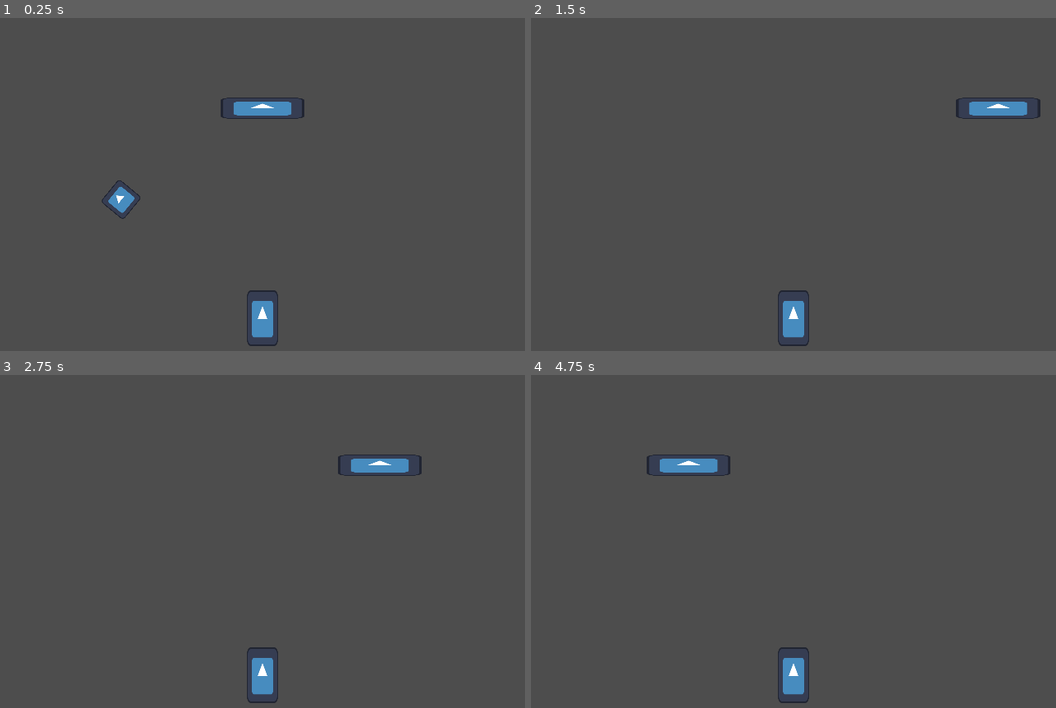
Above: before the commit, frames 1-4 (two rows, left to right).
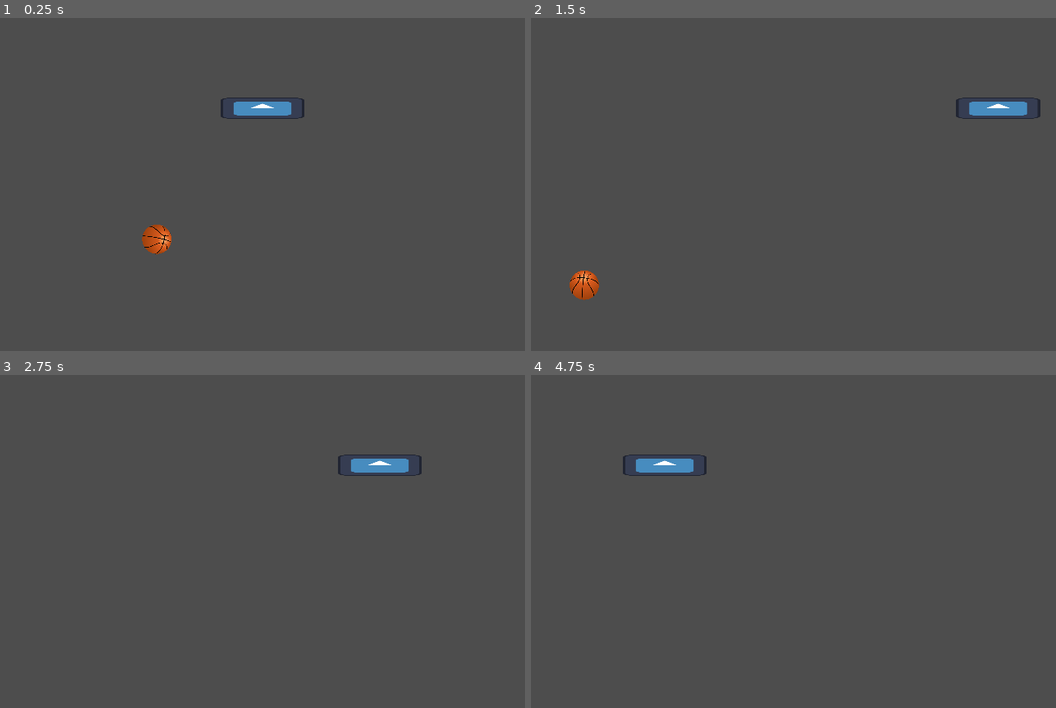
Above: after the commit, the same moments.

Repository: Aperaine/Rigged-Basketball
Game: Godot game, scene res://scenes/game.tscn
Same seed, same stepped clock (60 frames per second), same inputs: the game is played once before the commit and once after it. The engine's default icon, where the game draws it, is replaced by a stand-in: a white triangle on a blue panel in a dark square.
Inputs:
- Up to frame 1 (0.25 s): no input
- Up to frame 2 (1.5 s): tap Enter at 0.5 s; hold Right (moveRight) 0.53-1.28 s; hold Left (moveLeft) from 1.28 s (still down)
- Up to frame 3 (2.75 s): release Left (moveLeft) at 2.03 s; hold Right (moveRight) from 2.03 s (still down)
- Up to frame 4 (4.75 s): tap Space at 3.5 s; release Right (moveRight) at 3.53 s; hold Left (moveLeft) from 3.53 s (still down)

The runs differ from the first frame. In frame 1, 1.2% of the frame differs, in the area x 19-53%, y 48-99%; in frame 2, 0.9%; in frame 3, 0.6%; in frame 4, 1.1%.

Commit message:
Gameplay (Without game controller)
- Made thrower functional by call of the function (it teleports to a random spot and throws the ball to a random spot)
- Increase player max speed
- Moved the thrower to be out of the view of the player
- Added a sprite to the ball
- Made the ball sprite rotate randomly when spawned

Diff:
--- /dev/null
+++ b/riggedBasketball/assets/basketball.svg
@@ -0,0 +1,139 @@
+<?xml version="1.0"?>
+<svg xmlns:rdf="http://www.w3.org/1999/02/22-rdf-syntax-ns#" xmlns="http://www.w3.org/2000/svg" xmlns:cc="http://creativecommons.org/ns#" xmlns:xlink="http://www.w3.org/1999/xlink" xmlns:dc="http://purl.org/dc/elements/1.1/" xmlns:svg="http://www.w3.org/2000/svg" id="svg2495" viewBox="0 0 370 370" version="1.0">
+  <defs id="defs2497">
+    <linearGradient id="linearGradient2641" x1="266.01" gradientUnits="userSpaceOnUse" y1="365.8" gradientTransform="translate(-112.52 -271)" x2="346.31" y2="357.98">
+      <stop id="stop3276" stop-color="#f57936" offset="0"/>
+      <stop id="stop3278" stop-color="#f57936" stop-opacity="0" offset="1"/>
+    </linearGradient>
+    <linearGradient id="linearGradient2643" x1="274.49" gradientUnits="userSpaceOnUse" y1="342.5" gradientTransform="translate(-112.52 -271)" x2="282.3" y2="305.03">
+      <stop id="stop3286" stop-color="#f3813b" offset="0"/>
+      <stop id="stop3288" stop-color="#f3813b" stop-opacity="0" offset="1"/>
+    </linearGradient>
+    <linearGradient id="linearGradient2645" x1="245.71" gradientUnits="userSpaceOnUse" y1="377.69" gradientTransform="translate(-112.52 -271)" x2="250.36" y2="321.84">
+      <stop id="stop3296" stop-color="#f9a465" offset="0"/>
+      <stop id="stop3298" stop-color="#f9a465" stop-opacity="0" offset="1"/>
+    </linearGradient>
+    <linearGradient id="linearGradient2647" x1="225.99" gradientUnits="userSpaceOnUse" y1="400.07" gradientTransform="translate(-112.52 -271)" x2="165.66" y2="383.22">
+      <stop id="stop3306" stop-color="#faa668" offset="0"/>
+      <stop id="stop3308" stop-color="#faa668" stop-opacity="0" offset="1"/>
+    </linearGradient>
+    <linearGradient id="linearGradient2649" x1="199.3" gradientUnits="userSpaceOnUse" y1="420.02" gradientTransform="translate(-112.52 -271)" x2="161.36" y2="447.11">
+      <stop id="stop3316" stop-color="#f17e39" offset="0"/>
+      <stop id="stop3318" stop-color="#f17e39" stop-opacity="0" offset="1"/>
+    </linearGradient>
+    <linearGradient id="linearGradient2651" x1="218.14" gradientUnits="userSpaceOnUse" y1="429.69" gradientTransform="translate(-112.52 -271)" x2="213.35" y2="481.32">
+      <stop id="stop3326" stop-color="#f67a34" offset="0"/>
+      <stop id="stop3328" stop-color="#f67a34" stop-opacity="0" offset="1"/>
+    </linearGradient>
+    <linearGradient id="linearGradient2653" x1="235.32" gradientUnits="userSpaceOnUse" y1="407.04" gradientTransform="translate(-112.52 -271)" x2="277.47" y2="450.98">
+      <stop id="stop3336" stop-color="#fc9f59" offset="0"/>
+      <stop id="stop3338" stop-color="#fc9f59" stop-opacity="0" offset="1"/>
+    </linearGradient>
+    <linearGradient id="linearGradient2655" x1="264.82" gradientUnits="userSpaceOnUse" y1="375.79" gradientTransform="translate(-112.52 -271)" x2="314.27" y2="407.69">
+      <stop id="stop3346" stop-color="#fc9f59" offset="0"/>
+      <stop id="stop3348" stop-color="#fc9f59" stop-opacity="0" offset="1"/>
+    </linearGradient>
+    <linearGradient id="linearGradient2657" x1="465.71" gradientUnits="userSpaceOnUse" y1="527.25" gradientTransform="translate(-112.52 -271)" x2="318.1" y2="408.09">
+      <stop id="stop3356" stop-color="#9f410d" offset="0"/>
+      <stop id="stop3358" stop-color="#9f410d" stop-opacity="0" offset="1"/>
+    </linearGradient>
+    <linearGradient id="linearGradient2659" x1="442.48" gradientUnits="userSpaceOnUse" y1="360.5" gradientTransform="translate(-112.52 -271)" x2="334.06" y2="358.8">
+      <stop id="stop3366" stop-color="#a1420e" offset="0"/>
+      <stop id="stop3368" stop-color="#a1420e" stop-opacity="0" offset="1"/>
+    </linearGradient>
+    <linearGradient id="linearGradient2661" x1="325.34" gradientUnits="userSpaceOnUse" y1="277.19" gradientTransform="translate(-112.52 -271)" x2="302.92" y2="309.85">
+      <stop id="stop3376" stop-color="#a1420e" offset="0"/>
+      <stop id="stop3378" stop-color="#a1420e" stop-opacity="0" offset="1"/>
+    </linearGradient>
+    <linearGradient id="linearGradient2663" x1="202.07" gradientUnits="userSpaceOnUse" y1="285.65" gradientTransform="translate(-112.52 -271)" x2="221.25" y2="314.59">
+      <stop id="stop3386" stop-color="#a1420e" offset="0"/>
+      <stop id="stop3388" stop-color="#a1420e" stop-opacity="0" offset="1"/>
+    </linearGradient>
+    <linearGradient id="linearGradient2665" x1="128.57" gradientUnits="userSpaceOnUse" y1="365.34" gradientTransform="translate(-112.52 -271)" x2="167.59" y2="383.22">
+      <stop id="stop3396" stop-color="#a1420e" offset="0"/>
+      <stop id="stop3398" stop-color="#a1420e" stop-opacity="0" offset="1"/>
+    </linearGradient>
+    <linearGradient id="linearGradient2667" x1="362.31" gradientUnits="userSpaceOnUse" y1="608.8" gradientTransform="translate(-112.52 -271)" x2="265.11" y2="446.23">
+      <stop id="stop3406" stop-color="#a1420d" offset="0"/>
+      <stop id="stop3408" stop-color="#a1420d" stop-opacity="0" offset="1"/>
+    </linearGradient>
+    <linearGradient id="linearGradient2669" x1="224.3" gradientUnits="userSpaceOnUse" y1="615.29" gradientTransform="translate(-112.52 -271)" x2="216.96" y2="488.47">
+      <stop id="stop3416" stop-color="#a1420d" offset="0"/>
+      <stop id="stop3418" stop-color="#a1420d" stop-opacity="0" offset="1"/>
+    </linearGradient>
+    <linearGradient id="linearGradient2671" x1="118.66" gradientUnits="userSpaceOnUse" y1="489.24" gradientTransform="translate(-112.52 -271)" x2="161.36" y2="450.93">
+      <stop id="stop3426" stop-color="#a3430e" offset="0"/>
+      <stop id="stop3428" stop-color="#a3430e" stop-opacity="0" offset="1"/>
+    </linearGradient>
+  </defs>
+  <g id="layer1">
+    <g id="g2614" transform="matrix(-1 0 0 1 369.17 0)">
+      <path id="path2474" transform="matrix(1.0459 0 0 1.0459 -141.15 -305.75)" d="m482.08 468.87a170.62 170.62 0 1 1 -341.25 0 170.62 170.62 0 1 1 341.25 0z"/>
+      <path id="path2458" fill-rule="evenodd" fill="#d65a1e" d="m129.41 119.31l-23.46 28.9c57.19 41.9 32.86 187.63 96.28 214 44.87-4.41 84.89-25.47 113.78-56.9-57.83-69.47-117.64-135.6-186.6-186z"/>
+      <path id="path2460" fill-rule="evenodd" fill="#d65a1e" d="m163.13 86.808l-25.28 25.282c83.76 71.01 136.76 130.49 182.35 187.19l0.75 0.43c26.26-31.07 42.09-71.24 42.09-115.09 0-3.55-0.11-7.07-0.31-10.56-31.72-64-150.87-43.02-199.6-87.252z"/>
+      <path id="path2462" fill-rule="evenodd" fill="#d65a1e" d="m268.66 37.745c-39.81 0.398-90.39 26.012-95.31 40.656 1.62 36.759 170.6 25.989 188.38 86.659l0.25 0.03c-5.59-51.2-32.84-95.91-72.41-124.75-6.46-1.878-13.55-2.668-20.91-2.595z"/>
+      <path id="path2464" fill-rule="evenodd" fill="#d65a1e" d="m184.6 6.1826c-8.95 0-17.77 0.6624-26.37 1.9375-26.55 28.735-12.38 54.549 1.87 62.438 12.17 8.663 43.55-45.581 122.22-35.219-28.08-18.426-61.65-29.156-97.72-29.156z"/>
+      <path id="path2466" fill-rule="evenodd" fill="#d65a1e" d="m103.26 158.68c-1.63 0.03-3.333 0.36-5.127 0.97-23.257 18.25-65.801 106.07-40.937 149.85 0.005 0-0.005 0.02 0 0.03 32.392 33.03 77.524 53.53 127.4 53.53 1.37 0 2.73 0 4.1-0.03-53.74-38.84-42.04-193.68-85.44-204.35z"/>
+      <path id="path2468" fill-rule="evenodd" fill="#d65a1e" d="m60.321 136.15c-19.536 0.62-42.335 10.86-53.063 33.13l-0.5622 1.34c-0.3594 4.62-0.5625 9.29-0.5625 14 0 44.15 16.068 84.55 42.657 115.72-24.609-77.25 50.266-145.17 42.125-152.72-5.382-7.8-17.227-11.89-30.594-11.47z"/>
+      <path id="path2470" fill-rule="evenodd" fill="#d65a1e" d="m54.665 62.37c-25.213 26.784-42.28 61.34-47.125 99.69 18.967-31.72 47.261-43.24 93-19.25l23.47-29.5c-15.33-13.829-47.642-37.702-69.345-50.94z"/>
+      <path id="path2472" fill-rule="evenodd" fill="#d65a1e" d="m150.51 9.4326c-34.96 6.7684-66.285 23.757-90.752 47.718l0.438 0.782c25.737 11.719 47.754 30.929 70.434 48.747l27.07-25.279c-17.64-17.784-31.24-37.202-7.19-71.968z"/>
+      <path id="path3272" fill-rule="evenodd" fill="url(#linearGradient2641)" d="m268.66 37.745c-39.81 0.398-90.39 26.012-95.31 40.656 1.62 36.759 170.6 25.989 188.38 86.659l0.25 0.03c-5.59-51.2-32.84-95.91-72.41-124.75-6.46-1.878-13.55-2.668-20.91-2.595z"/>
+      <path id="path3282" fill-rule="evenodd" fill="url(#linearGradient2643)" d="m184.6 6.1826c-8.95 0-17.77 0.6624-26.37 1.9375-26.55 28.735-12.38 54.549 1.87 62.438 12.17 8.663 43.55-45.581 122.22-35.219-28.08-18.426-61.65-29.156-97.72-29.156z"/>
+      <path id="path3292" fill-rule="evenodd" fill="url(#linearGradient2645)" d="m150.51 9.4326c-34.96 6.7684-66.285 23.757-90.752 47.718l0.438 0.782c25.737 11.719 47.754 30.929 70.434 48.747l27.07-25.279c-17.64-17.784-31.24-37.202-7.19-71.968z"/>
+      <path id="path3302" fill-rule="evenodd" fill="url(#linearGradient2647)" d="m54.665 62.37c-25.213 26.784-42.28 61.34-47.125 99.69 18.967-31.72 47.261-43.24 93-19.25l23.47-29.5c-15.33-13.829-47.642-37.702-69.345-50.94z"/>
+      <path id="path3312" fill-rule="evenodd" fill="url(#linearGradient2649)" d="m60.321 136.15c-19.536 0.62-42.335 10.86-53.063 33.13l-0.5622 1.34c-0.3594 4.62-0.5625 9.29-0.5625 14 0 44.15 16.068 84.55 42.657 115.72-24.609-77.25 50.266-145.17 42.125-152.72-5.382-7.8-17.227-11.89-30.594-11.47z"/>
+      <path id="path3322" fill-rule="evenodd" fill="url(#linearGradient2651)" d="m103.26 158.68c-1.63 0.03-3.333 0.36-5.127 0.97-23.257 18.25-65.801 106.07-40.937 149.85 0.005 0-0.005 0.02 0 0.03 32.392 33.03 77.524 53.53 127.4 53.53 1.37 0 2.73 0 4.1-0.03-53.74-38.84-42.04-193.68-85.44-204.35z"/>
+      <path id="path3332" fill-rule="evenodd" fill="url(#linearGradient2653)" d="m129.41 119.31l-23.46 28.9c57.19 41.9 32.86 187.63 96.28 214 44.87-4.41 84.89-25.47 113.78-56.9-57.83-69.47-117.64-135.6-186.6-186z"/>
+      <path id="path3342" fill-rule="evenodd" fill="url(#linearGradient2655)" d="m163.13 86.808l-25.28 25.282c83.76 71.01 136.76 130.49 182.35 187.19l0.75 0.43c26.26-31.07 42.09-71.24 42.09-115.09 0-3.55-0.11-7.07-0.31-10.56-31.72-64-150.87-43.02-199.6-87.252z"/>
+      <path id="path3352" fill-rule="evenodd" fill="url(#linearGradient2657)" d="m163.13 86.808l-25.28 25.282c83.76 71.01 136.76 130.49 182.35 187.19l0.75 0.43c26.26-31.07 42.09-71.24 42.09-115.09 0-3.55-0.11-7.07-0.31-10.56-31.72-64-150.87-43.02-199.6-87.252z"/>
+      <path id="path3362" fill-rule="evenodd" fill="url(#linearGradient2659)" d="m268.66 37.745c-39.81 0.398-90.39 26.012-95.31 40.656 1.62 36.759 170.6 25.989 188.38 86.659l0.25 0.03c-5.59-51.2-32.84-95.91-72.41-124.75-6.46-1.878-13.55-2.668-20.91-2.595z"/>
+      <path id="path3372" fill-rule="evenodd" fill="url(#linearGradient2661)" d="m184.6 6.1826c-8.95 0-17.77 0.6624-26.37 1.9375-26.55 28.735-12.38 54.549 1.87 62.438 12.17 8.663 43.55-45.581 122.22-35.219-28.08-18.426-61.65-29.156-97.72-29.156z"/>
+      <path id="path3382" fill-rule="evenodd" fill="url(#linearGradient2663)" d="m150.51 9.4326c-34.96 6.7684-66.285 23.757-90.752 47.718l0.438 0.782c25.737 11.719 47.754 30.929 70.434 48.747l27.07-25.279c-17.64-17.784-31.24-37.202-7.19-71.968z"/>
+      <path id="path3392" fill-rule="evenodd" fill="url(#linearGradient2665)" d="m54.665 62.37c-25.213 26.784-42.28 61.34-47.125 99.69 18.967-31.72 47.261-43.24 93-19.25l23.47-29.5c-15.33-13.829-47.642-37.702-69.345-50.94z"/>
+      <path id="path3402" fill-rule="evenodd" fill="url(#linearGradient2667)" d="m129.41 119.31l-23.46 28.9c57.19 41.9 32.86 187.63 96.28 214 44.87-4.41 84.89-25.47 113.78-56.9-57.83-69.47-117.64-135.6-186.6-186z"/>
+      <path id="path3412" fill-rule="evenodd" fill="url(#linearGradient2669)" d="m103.26 158.68c-1.63 0.03-3.333 0.36-5.127 0.97-23.257 18.25-65.801 106.07-40.937 149.85 0.005 0-0.005 0.02 0 0.03 32.392 33.03 77.524 53.53 127.4 53.53 1.37 0 2.73 0 4.1-0.03-53.74-38.84-42.04-193.68-85.44-204.35z"/>
+      <path id="path3422" fill-rule="evenodd" fill="url(#linearGradient2671)" d="m60.321 136.15c-19.536 0.62-42.335 10.86-53.063 33.13l-0.5622 1.34c-0.3594 4.62-0.5625 9.29-0.5625 14 0 44.15 16.068 84.55 42.657 115.72-24.609-77.25 50.266-145.17 42.125-152.72-5.382-7.8-17.227-11.89-30.594-11.47z"/>
+    </g>
+  </g>
+  <metadata>
+    <rdf:RDF>
+      <cc:Work>
+        <dc:format>image/svg+xml</dc:format>
+        <dc:type rdf:resource="http://purl.org/dc/dcmitype/StillImage"/>
+        <cc:license rdf:resource="http://creativecommons.org/licenses/publicdomain/"/>
+        <dc:publisher>
+          <cc:Agent rdf:about="http://openclipart.org/">
+            <dc:title>Openclipart</dc:title>
+          </cc:Agent>
+        </dc:publisher>
+        <dc:title>Pallone basket</dc:title>
+        <dc:date>2010-03-13T20:25:45</dc:date>
+        <dc:description>Baketball</dc:description>
+        <dc:source>http://openclipart.org/detail/31453/pallone-basket-by-perpaola</dc:source>
+        <dc:creator>
+          <cc:Agent>
+            <dc:title>perpaola</dc:title>
+          </cc:Agent>
+        </dc:creator>
+        <dc:subject>
+          <rdf:Bag>
+            <rdf:li>basketball</rdf:li>
+            <rdf:li>clip art</rdf:li>
+            <rdf:li>clipart</rdf:li>
+            <rdf:li>image</rdf:li>
+            <rdf:li>media</rdf:li>
+            <rdf:li>public domain</rdf:li>
+            <rdf:li>sport</rdf:li>
+            <rdf:li>sports2010</rdf:li>
+            <rdf:li>svg</rdf:li>
+          </rdf:Bag>
+        </dc:subject>
+      </cc:Work>
+      <cc:License rdf:about="http://creativecommons.org/licenses/publicdomain/">
+        <cc:permits rdf:resource="http://creativecommons.org/ns#Reproduction"/>
+        <cc:permits rdf:resource="http://creativecommons.org/ns#Distribution"/>
+        <cc:permits rdf:resource="http://creativecommons.org/ns#DerivativeWorks"/>
+      </cc:License>
+    </rdf:RDF>
+  </metadata>
+</svg>
--- a/riggedBasketball/scenes/ball.tscn
+++ b/riggedBasketball/scenes/ball.tscn
@@ -1,7 +1,7 @@
 [gd_scene load_steps=6 format=3 uid="uid://cldexln4udev1"]
 
 [ext_resource type="Script" uid="uid://dt8c71wxmy2j6" path="res://scripts/ball.gd" id="1_f7cbr"]
-[ext_resource type="Texture2D" uid="uid://bnb76vb325d6u" path="res://icon.svg" id="2_f7cbr"]
+[ext_resource type="Texture2D" uid="uid://dgatas2vwm0ds" path="res://assets/basketball.svg" id="2_f7cbr"]
 [ext_resource type="Script" uid="uid://bdnl6uuwlfjme" path="res://addons/ProjectileOnCurve2DPlugin/ProjectileOnCurve2D.gd" id="3_f7cbr"]
 
 [sub_resource type="PhysicsMaterial" id="PhysicsMaterial_f7cbr"]
@@ -18,7 +18,7 @@
 script = ExtResource("1_f7cbr")
 
 [node name="Sprite" type="Sprite2D" parent="."]
-scale = Vector2(0.28125, 0.28125)
+scale = Vector2(0.1, 0.1)
 texture = ExtResource("2_f7cbr")
 
 [node name="CollisionShape2D" type="CollisionShape2D" parent="."]
--- /dev/null
+++ b/riggedBasketball/scenes/floor.gd
@@ -0,0 +1,6 @@
+extends Area2D
+
+
+func _on_body_entered(body: Node2D) -> void:
+	body.queue_free()
+	print ("free")
--- a/riggedBasketball/scenes/game.tscn
+++ b/riggedBasketball/scenes/game.tscn
@@ -1,31 +1,29 @@
 [gd_scene load_steps=6 format=3 uid="uid://f02l7av0c05v"]
 
 [ext_resource type="PackedScene" uid="uid://6ahhekbmm04v" path="res://scenes/hoop.tscn" id="1_uwrxv"]
-[ext_resource type="PackedScene" uid="uid://cldexln4udev1" path="res://scenes/ball.tscn" id="2_yqjtg"]
+[ext_resource type="Script" uid="uid://utkdveyv6pql" path="res://scenes/floor.gd" id="2_lbhrr"]
 [ext_resource type="Script" uid="uid://fwmcmmni5p5v" path="res://scenes/thrower.gd" id="3_lbhrr"]
 [ext_resource type="Texture2D" uid="uid://bnb76vb325d6u" path="res://icon.svg" id="3_lnu2h"]
 
 [sub_resource type="WorldBoundaryShape2D" id="WorldBoundaryShape2D_yqjtg"]
-distance = -418.0
 
 [node name="Game" type="Node2D"]
 
+[node name="Balls" type="Node" parent="."]
+
 [node name="Hoop" parent="." instance=ExtResource("1_uwrxv")]
 position = Vector2(320, 150)
+maxSpeed = 600
 
-[node name="Ball" parent="." instance=ExtResource("2_yqjtg")]
-position = Vector2(45, 406)
-max_contacts_reported = 1
-target = Vector2(610, 100)
-
-[node name="Floor" type="StaticBody2D" parent="."]
+[node name="Floor" type="Area2D" parent="."]
+position = Vector2(0, 550)
+script = ExtResource("2_lbhrr")
 
 [node name="CollisionShape2D" type="CollisionShape2D" parent="Floor"]
-position = Vector2(0, -49)
 shape = SubResource("WorldBoundaryShape2D_yqjtg")
 
 [node name="Thrower" type="Node2D" parent="."]
-position = Vector2(320, 406)
+position = Vector2(320, 574)
 script = ExtResource("3_lbhrr")
 
 [node name="Icon" type="Sprite2D" parent="Thrower"]
@@ -33,3 +31,5 @@
 scale = Vector2(0.296875, 0.53125)
 texture = ExtResource("3_lnu2h")
 metadata/_edit_lock_ = true
+
+[connection signal="body_entered" from="Floor" to="Floor" method="_on_body_entered"]
--- a/riggedBasketball/scenes/thrower.gd
+++ b/riggedBasketball/scenes/thrower.gd
@@ -1,4 +1,32 @@
 extends Node2D
 
-@export var targetBoundaryL:Vector2 = Vector2(30,100)
-@export var targetBoundaryR:Vector2 = Vector2(610,150)
+@export var active:bool
+
+@export var targetBoundaryL:Vector2 = Vector2(40,100)
+@export var targetBoundaryR:Vector2 = Vector2(600,150)
+@export var throwBoundaryL:int = 20
+@export var throwBoundaryR:int = 620
+var target:Vector2
+
+var rng = RandomNumberGenerator.new()
+var timeBetweenThrows:float = 5
+var minimumTimeBetweenThrows:int = 2
+
+var ballScene = preload("res://scenes/ball.tscn")
+@onready var ballsCollection: Node = $"../Balls"
+
+func _ready() -> void:
+	active = true
+	rng.randomize()
+	throw()
+
+func throw() -> void:
+	target.x = rng.randf_range(targetBoundaryL.x, targetBoundaryR.x)
+	target.y = rng.randf_range(targetBoundaryL.y, targetBoundaryR.y)
+
+	position.x = rng.randf_range(throwBoundaryL, throwBoundaryR)
+
+	var ball = ballScene.instantiate()
+	ball.target = target
+	ball.originalPos = position
+	ballsCollection.add_child(ball)
--- a/riggedBasketball/scripts/ball.gd
+++ b/riggedBasketball/scripts/ball.gd
@@ -1,20 +1,23 @@
 extends RigidBody2D
 
 @onready var projectile: ProjectileOnCurve2D = $ProjectileOnCurve2D
-@onready var originalPos:Vector2 = position
+@export var originalPos:Vector2
 @export var target:Vector2
-@export var speed:int
-var arcHeight:int = 300
+var speed:int
+var arcHeight:int = 400
 var syncProjectile:bool = false
 
-var firstTimer: bool = true
+var firstTime: bool = true
 
 var yBeforePos:float
 var yAfterPos:float
 
 func _ready() -> void:
 	freeze = true
-	speed = round(abs(originalPos.x-target.x)/220 + 2)
+
+	$Sprite.rotation_degrees = round(randf_range(0,360))
+
+	speed = round(abs(originalPos.x-target.x)/220 + 4)
 	projectile.launch(originalPos,target,arcHeight,speed)
 	syncProjectile = true
 
@@ -23,8 +26,10 @@
 	if syncProjectile:
 		projectileSync()
 
-		if yBeforePos < yAfterPos:
+		if yBeforePos < yAfterPos && !firstTime:
 			physicsRelease()
+		else:
+			firstTime = false
 
 func projectileSync() -> void:
 	yBeforePos = global_position.y
Not shown, added: riggedBasketball/assets/basket.svg.import
Not shown, added: riggedBasketball/assets/basketball.svg.import
Not shown, added: riggedBasketball/scenes/floor.gd.uid
